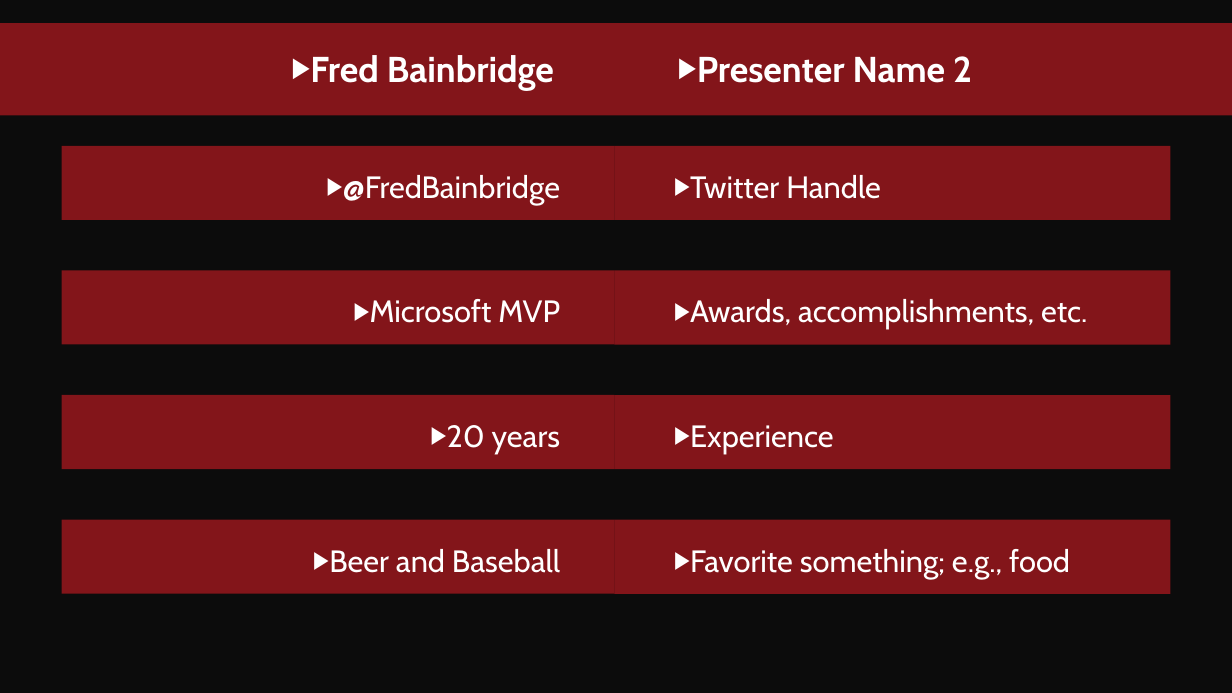
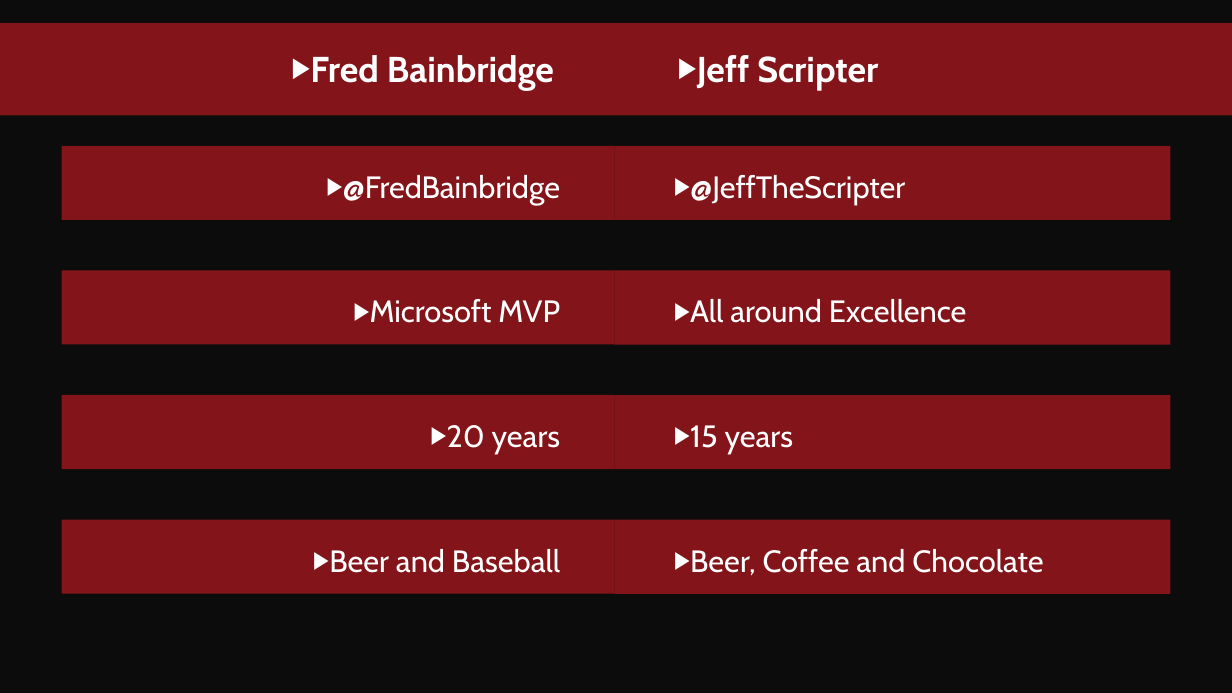
Before and after one commit to fredbainbridge/mmsPester, a slide deck: slide 2 of Pester Practically Perfect PowerShell.pptx. Drawn at 1232x693 pixels with LibreOffice and Linux fonts; fonts in the diff are those of the drawing; background and template pictures are left out. Boxes give left, top, right and bottom in pixels: in the first picture for what was removed or moved away, otherwise in the second. Text is boxed around its words. In the diff, an @@ line names an element or a change of style, - is before the commit and + after.

```diff
--- a/Pester Practically Perfect PowerShell.pptx
+++ b/Pester Practically Perfect PowerShell.pptx
@@ text at (x1=697, y1=55, x2=878, y2=91): text changed @@
-▶ Presenter Name 2
+▶ Jeff Scripter
@@ text at (x1=690, y1=175, x2=905, y2=205): text changed @@
-▶ Twitter Handle
+▶ @JeffTheScripter
@@ text at (x1=690, y1=299, x2=967, y2=323): text changed @@
-▶ Awards, accomplishments, etc.
+▶ All around Excellence
@@ text at (x1=690, y1=425, x2=793, y2=454): text changed @@
-▶ Experience
+▶ 15 years
@@ text at (x1=690, y1=549, x2=1043, y2=575): text changed @@
-▶ Favorite something; e.g., food
+▶ Beer, Coffee and Chocolate
```
Also in this commit, not shown: 8 other slides changed, 7 other files.
